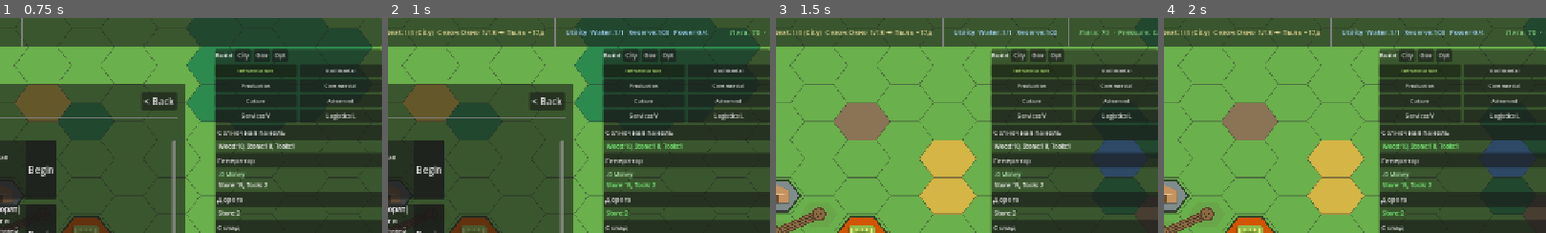
Above: before the commit, frames 1-4 (left to right).
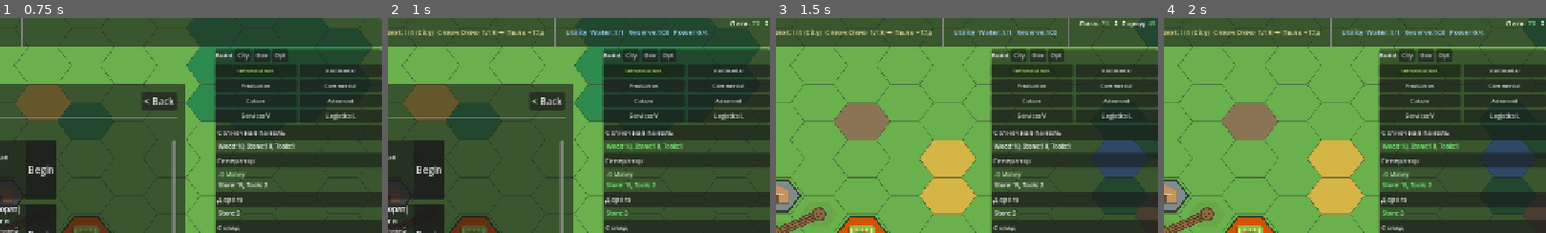
Above: after the commit, the same moments.

Repository: Gaefa/Gamefication
Game: Godot game, scene res://scenes/main.tscn
Same seed, same stepped clock (60 frames per second), same inputs: the game is played once before the commit and once after it.
Inputs:
- Up to frame 1 (0.75 s): click "NEW CAMPAIGN" at 0.5 s
- Up to frame 2 (1 s): no input
- Up to frame 3 (1.5 s): click "Begin" at 1.25 s
- Up to frame 4 (2 s): no input
The pictures show only the part of the screen within x 50-100%, y 0-50%; the shares and areas given below are measured in that part.

Frame 1 is identical in both runs. In frame 2, 0.2% of the frame differs, in the area x 89-100%, y 1-8%; in frame 3, 0.5%, in the area x 79-100%, y 1-8%; in frame 4, 0.2%.

Commit message:
feat(vice): make the League↕City squeeze the legible antagonist
The player wasn't fighting anything visible — a resource sim against nature. The real
MVP antagonist is the position itself: two masters that pull apart, and you can't keep
both. This surfaces that vice and makes both ends of it lethal.

- HUD: the risk block now shows both masters side by side — "Лига ↕ Город" — each
  coloured on its own (green / orange <45 / red <25), so the player sees which side is
  failing, next to pressure. (risk label → RichTextLabel for per-meter colour.)
- Symmetric death: support ≤ 0 → riot, mirroring trust ≤ 0 → recall. Serve the League
  and abandon the city and it comes for you; serve the city and lose the League and you
  are recalled. Two ways to fall off the same rope.
- City support is now a live meter: it drifts toward the city's mood (a content city
  backs you, a miserable one withdraws) while decision jumps leave lasting marks —
  previously it barely moved.

Headless: support now visibly tracks the city (rises to 74 in the Window, drifts 74→21
across the Dust as morale craters while League trust holds at 75) — the divergence of
the two masters is on screen. All four ending paths still fire correctly.

Co-Authored-By: Claude Opus 4.8 <noreply@anthropic.com>

Diff:
--- a/godot/scripts/autoload/ending_manager.gd
+++ b/godot/scripts/autoload/ending_manager.gd
@@ -68,6 +68,10 @@
 			_trigger("ending.lose.convoy")
 		else:
 			_trigger(_patron_recall_ending())
+	elif support <= 0.0:
+		# The other master: the city withdraws all backing → it comes for you (bunt).
+		# Symmetric to trust ≤ 0 → recall; together they are the vice the player walks.
+		_trigger("ending.lose.riot")
 	elif _peak_pop >= EXODUS_PEAK_MIN and pop <= int(float(_peak_pop) * EXODUS_FRACTION):
 		_trigger("ending.lose.exodus")
 	elif _peak_pop >= 4 and pop <= 0:
--- a/godot/scripts/core/systems/progression_system.gd
+++ b/godot/scripts/core/systems/progression_system.gd
@@ -10,6 +10,7 @@
 const MISERY_HAPPINESS := 25.0  # below this people start leaving even if fed
 const CONTENT_HAPPINESS := 55.0 # at/above this newcomers arrive to fill housing
 const HAPPINESS_SMOOTH := 0.04  # per-tick easing toward target; damps scarcity jitter
+const SUPPORT_DRIFT := 0.0015   # city backing drifts toward mood; decisions leave lasting marks
 
 
 func _init(aura_cache: AuraCache) -> void:
@@ -19,6 +20,7 @@
 func process_tick() -> void:
 	_update_population()
 	_update_happiness()
+	_update_support()
 	_check_level_up()
 	_check_win_condition()
 	_record_history()
@@ -139,6 +141,17 @@
 	return term
 
 
+func _update_support() -> void:
+	# City backing (the "Город" master) drifts toward the city's mood — a content city
+	# stands behind you, a miserable one withdraws — while decision jumps (stat_city_trust)
+	# stay meaningful for a while before the drift reabsorbs them. Hits 0 → riot.
+	var mandate: Dictionary = GameStateStore.mandate()
+	var support: float = mandate.get("support", 45) as float
+	var happiness: float = GameStateStore.population().get("happiness", 50.0) as float
+	support += (happiness - support) * SUPPORT_DRIFT
+	mandate["support"] = clampf(support, 0.0, 100.0)
+
+
 func _governance_happiness_add() -> float:
 	var total := 0.0
 	for tech_var: Variant in GameStateStore.get_technologies():
--- a/godot/scripts/scenes/hud_root.gd
+++ b/godot/scripts/scenes/hud_root.gd
@@ -8,7 +8,7 @@
 var _core_label: Label
 var _city_label: Label
 var _utility_label: Label
-var _risk_label: Label
+var _risk_label: RichTextLabel
 
 var _build_panel: PanelContainer
 var _build_title_label: Label
@@ -163,9 +163,13 @@
 	sep3.mouse_filter = Control.MOUSE_FILTER_IGNORE
 	hbox.add_child(sep3)
 
-	# Risk block
-	_risk_label = Label.new()
-	_risk_label.add_theme_font_size_override("font_size", 12)
+	# Risk block — the two masters (League vs City) with per-meter colour, plus pressure.
+	_risk_label = RichTextLabel.new()
+	_risk_label.bbcode_enabled = true
+	_risk_label.fit_content = true
+	_risk_label.scroll_active = false
+	_risk_label.autowrap_mode = TextServer.AUTOWRAP_OFF
+	_risk_label.add_theme_font_size_override("normal_font_size", 12)
 	_risk_label.mouse_filter = Control.MOUSE_FILTER_IGNORE
 	hbox.add_child(_risk_label)
 
@@ -256,33 +260,33 @@
 		_power_readout(),
 	]
 
-	# --- Risk ---
-	# (electricity readout appended to the utility block via _power_readout)
+	# --- The two masters (the vice: League ↕ City) + pressure ---
+	# This is what the player is actually fighting: keeping both high is impossible.
+	# Trust at zero → recall; support at zero → riot. Each meter is coloured on its own.
 	var phase: String = GameStateStore.pressure().phase as String
 	var p_idx: float = GameStateStore.pressure().index as float
-	var phase_color: Color
-	match phase:
-		"calm": phase_color = Color(0.5, 0.8, 0.5)
-		"tension": phase_color = Color(0.9, 0.8, 0.3)
-		"crisis": phase_color = Color(0.9, 0.5, 0.2)
-		"emergency": phase_color = Color(0.9, 0.2, 0.2)
-		_: phase_color = Color.WHITE
-	# League trust (GDD §13.3): central to the mandate but previously invisible in play.
-	# Low trust is more dangerous than pressure (it drives the recall), so it colours the block.
 	var trust: float = GameStateStore.mandate().get("patron_trust", 50) as float
-	var block_color: Color = phase_color
-	if trust < 25.0:
-		block_color = Color(0.9, 0.2, 0.2)
-	elif trust < 45.0:
-		block_color = Color(0.9, 0.5, 0.2)
-	_risk_label.add_theme_color_override("font_color", block_color)
-	_risk_label.text = "%s: %.0f  ·  %s: %s %.0f" % [
-		Localization.t("ui.risk.trust", "Лига"),
-		trust,
-		Localization.t("ui.risk.pressure", "Pressure"),
+	var support: float = GameStateStore.mandate().get("support", 50) as float
+	_risk_label.text = "%s: %s  ↕  %s: %s   ·   %s: %s %.0f" % [
+		Localization.t("ui.risk.league", "Лига"),
+		_meter_bb(trust),
+		Localization.t("ui.risk.city", "Город"),
+		_meter_bb(support),
+		Localization.t("ui.risk.pressure", "Давление"),
 		Localization.t("ui.phase.%s" % phase, phase.capitalize()),
 		p_idx,
 	]
+
+
+func _meter_bb(value: float) -> String:
+	var color: String
+	if value < 25.0:
+		color = "#e63535"   # danger — this master is about to end you
+	elif value < 45.0:
+		color = "#e6902b"
+	else:
+		color = "#7fbf7f"
+	return "[color=%s]%.0f[/color]" % [color, value]
 
 
 func _on_utility_gui_input(event: InputEvent) -> void:
--- a/godot/tools/balance_sim.gd
+++ b/godot/tools/balance_sim.gd
@@ -66,8 +66,8 @@
 		_upgrade_water_infra(orch)
 
 	print("=== %s ===" % label)
-	print(" д | сезон     дн | вода   (нет/т) | еда   (нет/т) | нас | сч | дов | давл")
-	print("---+--------------+---------------+--------------+-----+----+-----+-----")
+	print(" д | сезон     дн | вода   (нет/т) | еда   (нет/т) | нас | сч | Лига | Город | давл")
+	print("---+--------------+---------------+--------------+-----+----+------+-------+-----")
 	for day: int in range(1, DAYS + 1):
 		if day > 1:
 			SimulationRunner.day_count += 1
@@ -103,7 +103,7 @@
 		"P" if tp.get("priority", true) else "·",
 		"S" if tp.get("secondary", true) else "·",
 		"T" if tp.get("tertiary", true) else "·"]
-	print("%2d | %-9s %d/%-2d | %6.0f (%+5.2f) | %5.0f (%+5.2f) | %3d | %2.0f | %3.0f | %3.0f | эл %2.0f/%2.0f %s" % [
+	print("%2d | %-9s %d/%-2d | %6.0f (%+5.2f) | %5.0f (%+5.2f) | %3d | %2.0f | %4.0f | %5.0f | %3.0f | эл %2.0f/%2.0f %s" % [
 		day,
 		sname,
 		c.get("day_in_season", 0) as int,
@@ -115,6 +115,7 @@
 		GameStateStore.population().get("total", 0) as int,
 		GameStateStore.population().get("happiness", 0.0) as float,
 		GameStateStore.mandate().get("patron_trust", 0) as float,
+		GameStateStore.mandate().get("support", 0) as float,
 		GameStateStore.pressure().get("index", 0.0) as float,
 		pw.get("generation", 0.0) as float,
 		pw.get("demand", 0.0) as float,
